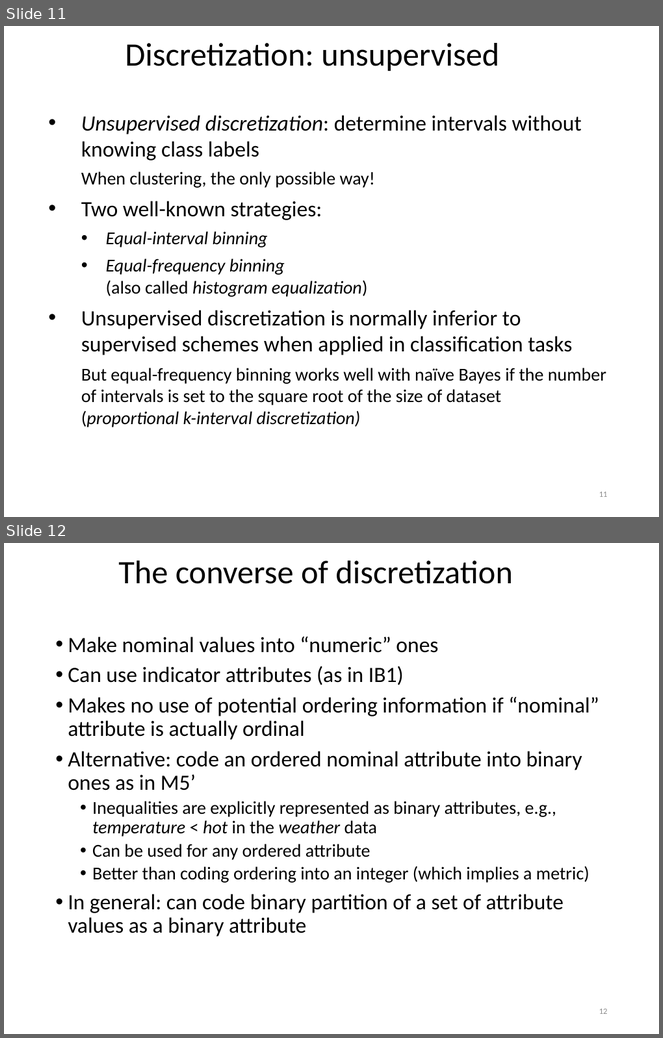
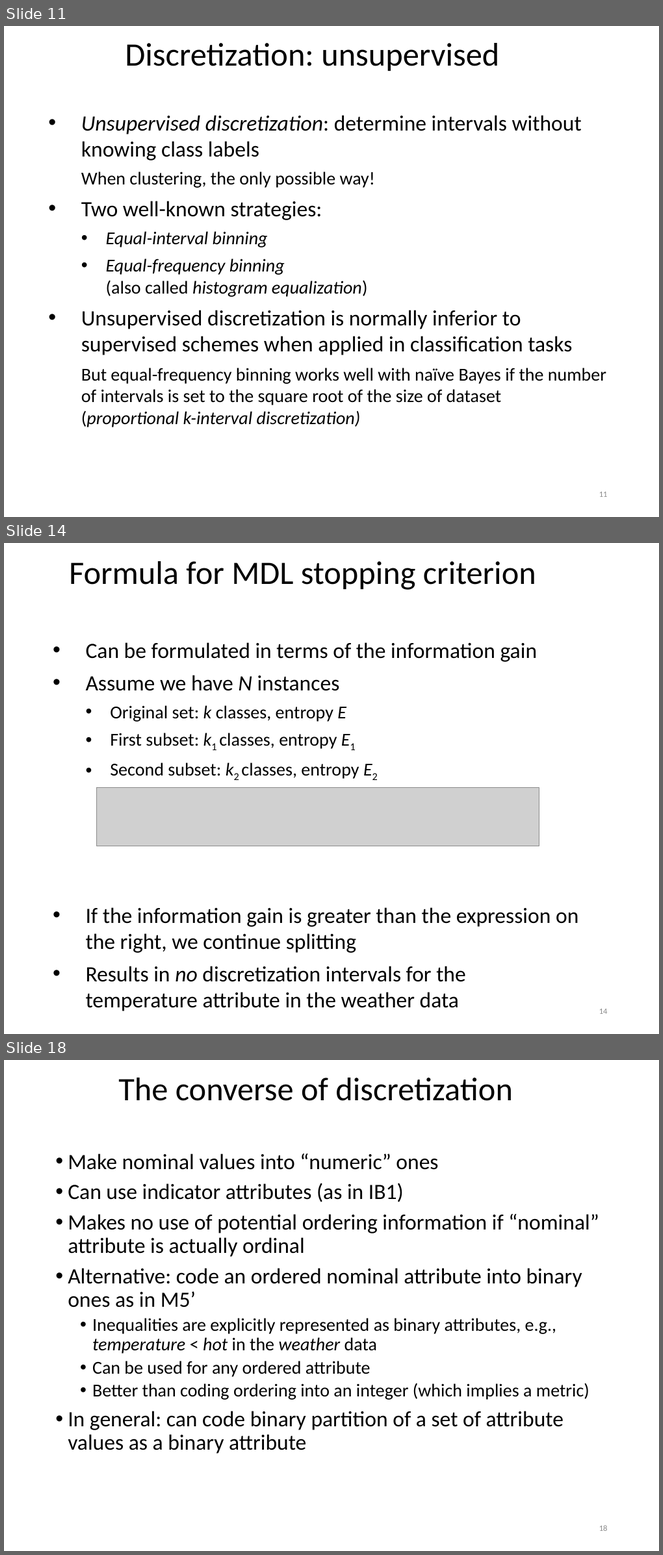
Before and after one commit to khaledmrasheed/khaledmrasheed.github.io, a slide deck: DMcourse/Chapter8.pptx. Shown one above the other, each under a label of ours: slides 11 and 12 before the commit, slides 11, 14 and 18 after it; the slides between them are not shown. The pictures are 663x1038 and 663x1555 pixels, drawn with LibreOffice and Linux fonts; fonts in the diff are those of the drawing; grey boxes stand for pictures. Boxes give left, top, right and bottom in pixels: in the first picture for what was removed or moved away, otherwise in the second. Text is boxed around its words. In the diff, an @@ line names an element or a change of style, - is before the commit and + after.

```diff
--- a/DMcourse/Chapter8.pptx
+++ b/DMcourse/Chapter8.pptx
@@ slide 14 added at <box>4,543,659,1034</box>, background #FFFFFF @@
@@ title added at <box>69,561,536,590</box>, 36 pt, text #000000 @@
+Formula for MDL stopping criterion
@@ text added at <box>86,642,579,1012</box>, 24 pt, text #000000 @@
+• Can be formulated in terms of the information gain
+• Assume we have N instances
+    • Original set: k classes, entropy E
+    • First subset: k1 classes, entropy E1
+    • Second subset: k2 classes, entropy E2
+• If the information gain is greater than the expression on the right, we continue splitting
+• Results in no discretization intervals for the temperature attribute in the weather data
@@ picture added at <box>97,788,540,847</box> @@
@@ page number added at <box>599,1009,608,1014</box>, 9 pt, text #8C8C8C @@
+14
@@ what was slide 12 is now slide 18 @@
@@ page number at <box>599,1525,608,1531</box>: text changed @@
-12
+18
```
Also in this commit, not shown: 1 slide changed, 5 other slides added.
